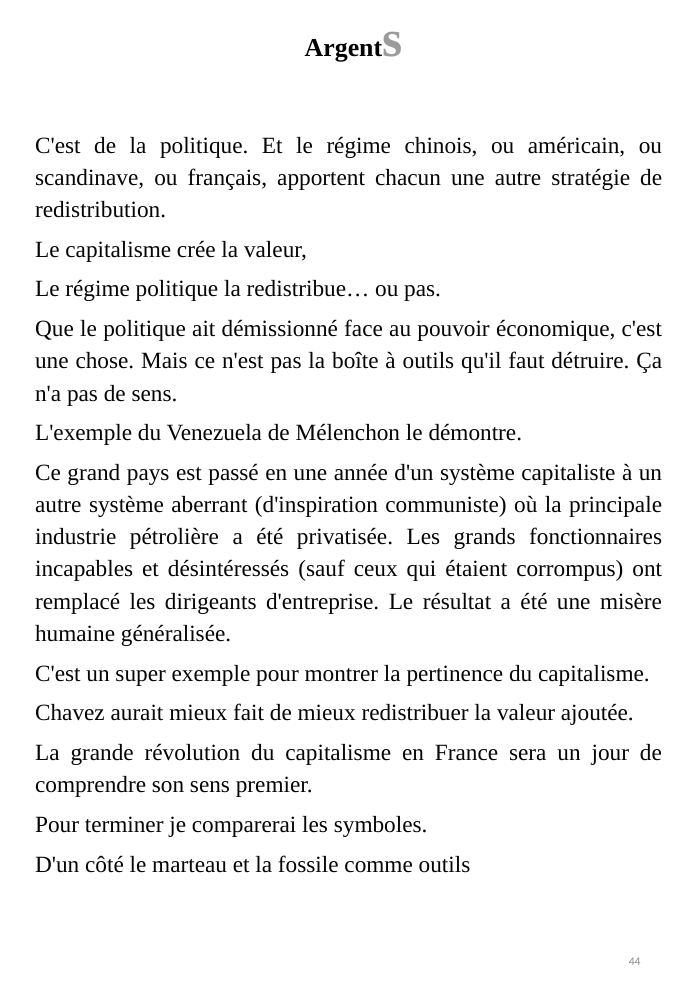
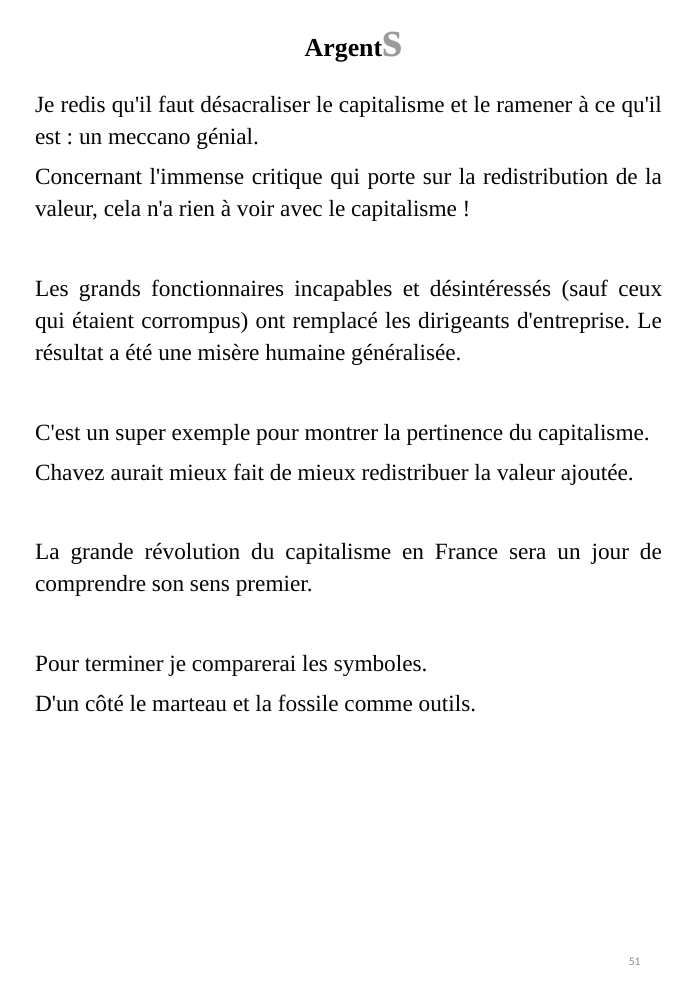
Before and after one commit to BenjaminLOUIS84/e_commerce, a slide deck: slide 51 of e_commerce/public/ppsx/tome3.ppsx (slide 44 before the commit). Drawn at 698x1008 pixels with LibreOffice and Linux fonts; fonts in the diff are those of the drawing. Boxes give left, top, right and bottom in pixels: in the first picture for what was removed or moved away, otherwise in the second. Text is boxed around its words. In the diff, an @@ line names an element or a change of style, - is before the commit and + after.

```diff
--- a/e_commerce/public/ppsx/tome3.ppsx
+++ b/e_commerce/public/ppsx/tome3.ppsx
@@ text "Je redis qu'il faut désacraliser ..." moved from (x1=35, y1=136, x2=662, y2=873) to (x1=35, y1=95, x2=662, y2=712) @@
@@ text at (x1=35, y1=95, x2=662, y2=365): text changed @@
-C'est de la politique. Et le régime chinois, ou américain, ou scandinave, ou français, apportent chacun une autre stratégie de redistribution.
-Le capitalisme crée la valeur,
-Le régime politique la redistribue… ou pas.
-Que le politique ait démissionné face au pouvoir économique, c'est une chose. Mais ce n'est pas la boîte à outils qu'il faut détruire. Ça n'a pas de sens.
-L'exemple du Venezuela de Mélenchon le démontre.
-Ce grand pays est passé en une année d'un système capitaliste à un autre système aberrant (d'inspiration communiste) où la principale industrie pétrolière a été privatisée. Les grands fonctionnaires incapables et désintéressés (sauf ceux qui étaient corrompus) ont remplacé les dirigeants d'entreprise. Le résultat a été une misère humaine généralisée.
+Je redis qu'il faut désacraliser le capitalisme et le ramener à ce qu'il est : un meccano génial.
+Concernant l'immense critique qui porte sur la redistribution de la valeur, cela n'a rien à voir avec le capitalisme !
+Les grands fonctionnaires incapables et désintéressés (sauf ceux qui étaient corrompus) ont remplacé les dirigeants d'entreprise. Le résultat a été une misère humaine généralisée.
@@ text at (x1=35, y1=694, x2=476, y2=712): text changed @@
-D'un côté le marteau et la fossile comme outils
+D'un côté le marteau et la fossile comme outils.
@@ page number at (x1=629, y1=957, x2=641, y2=965): text changed @@
-44
+51
```
Also in this commit, not shown: 35 other slides changed, 9 slides added.
